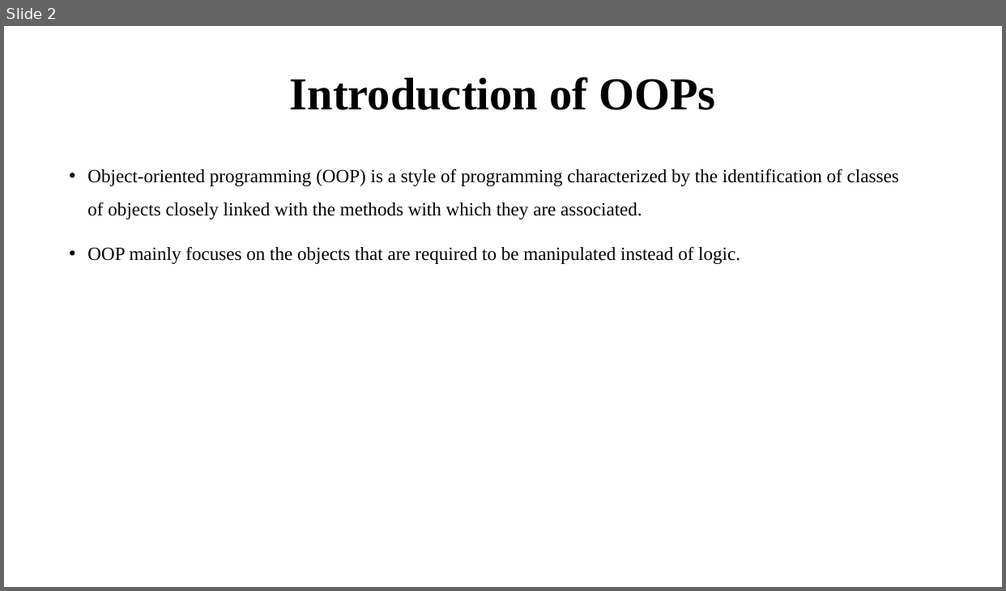
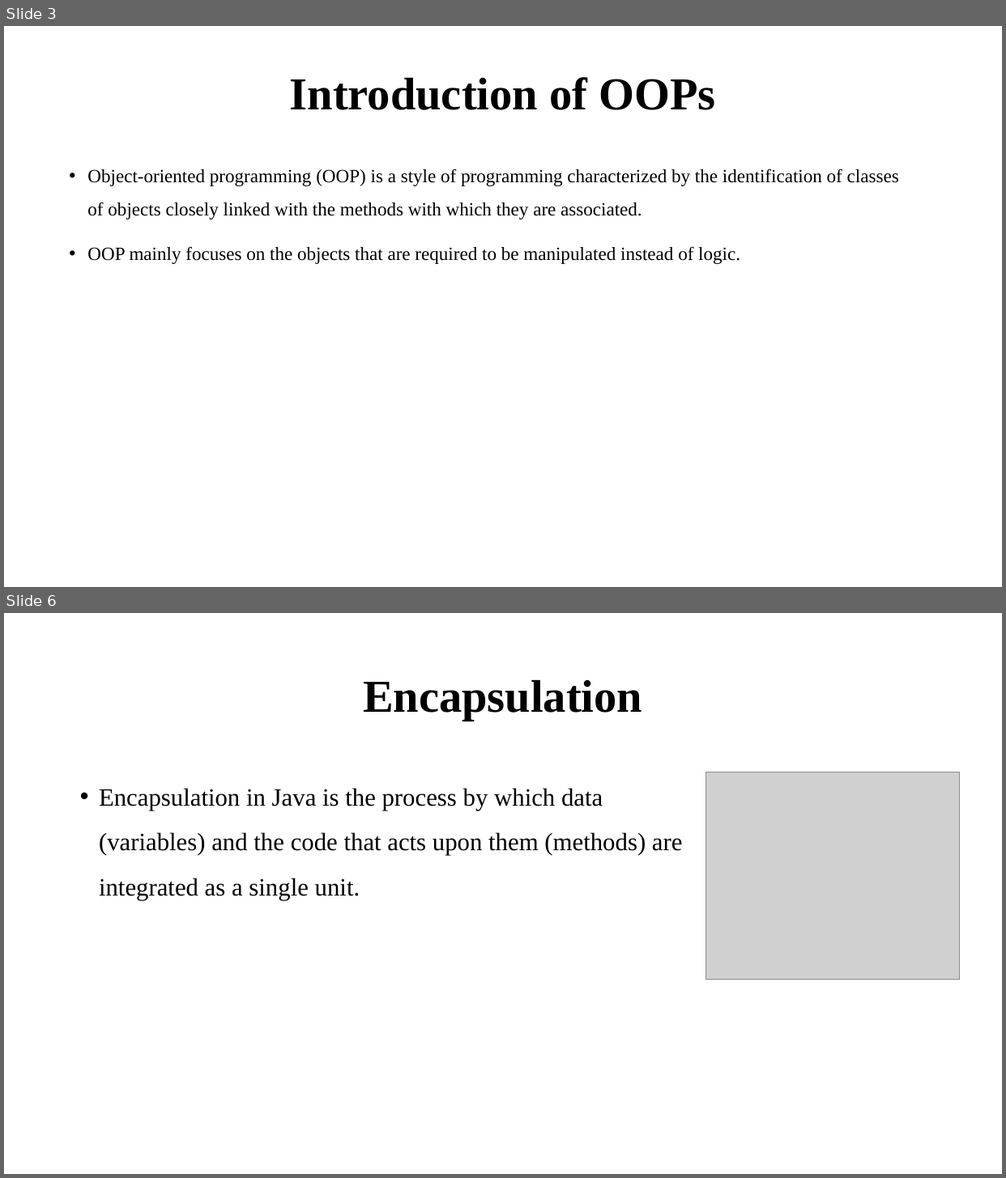
Before and after one commit to amitsharma7565/Core_and_Advance_Java, a slide deck: oops.pptx. Shown one above the other, each under a label of ours: slide 2 before the commit, slides 3 and 6 after it; the slides between them are not shown. The pictures are 1006x591 and 1006x1178 pixels, drawn with LibreOffice and Linux fonts; fonts in the diff are those of the drawing; grey boxes stand for pictures. Boxes give left, top, right and bottom in pixels: in the first picture for what was removed or moved away, otherwise in the second. Text is boxed around its words. In the diff, an @@ line names an element or a change of style, - is before the commit and + after.

```diff
--- a/oops.pptx
+++ b/oops.pptx
@@ slide 6 added at bbox=[4, 613, 1002, 1174], background #FFFFFF @@
@@ title added at bbox=[363, 679, 642, 721], 44 pt, text #000000, bold @@
+Encapsulation
@@ picture added at bbox=[706, 773, 959, 980] @@
@@ text added at bbox=[99, 788, 683, 901], 24 pt, text #000000 @@
+• Encapsulation in Java is the process by which data (variables) and the code that acts upon them (methods) are integrated as a single unit.
@@ what was slide 2 is now slide 3 @@
```
Also in this commit, not shown: 3 slides changed, 26 other slides added, 5 slides removed, 3 other files.
